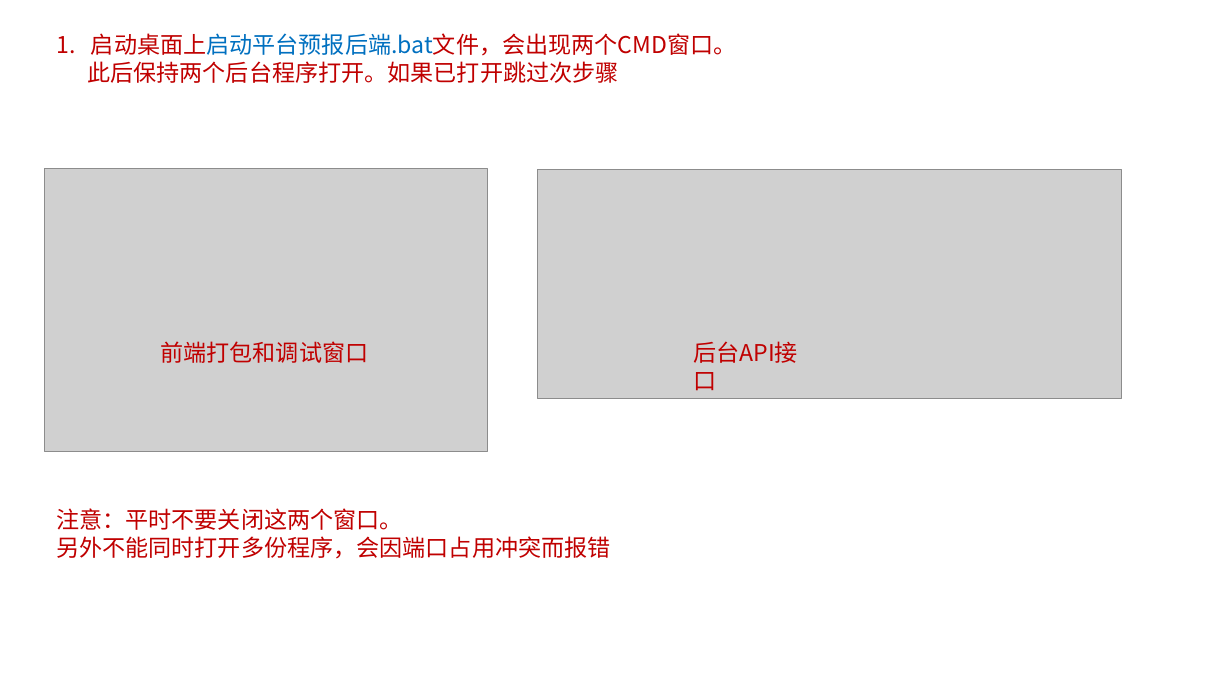
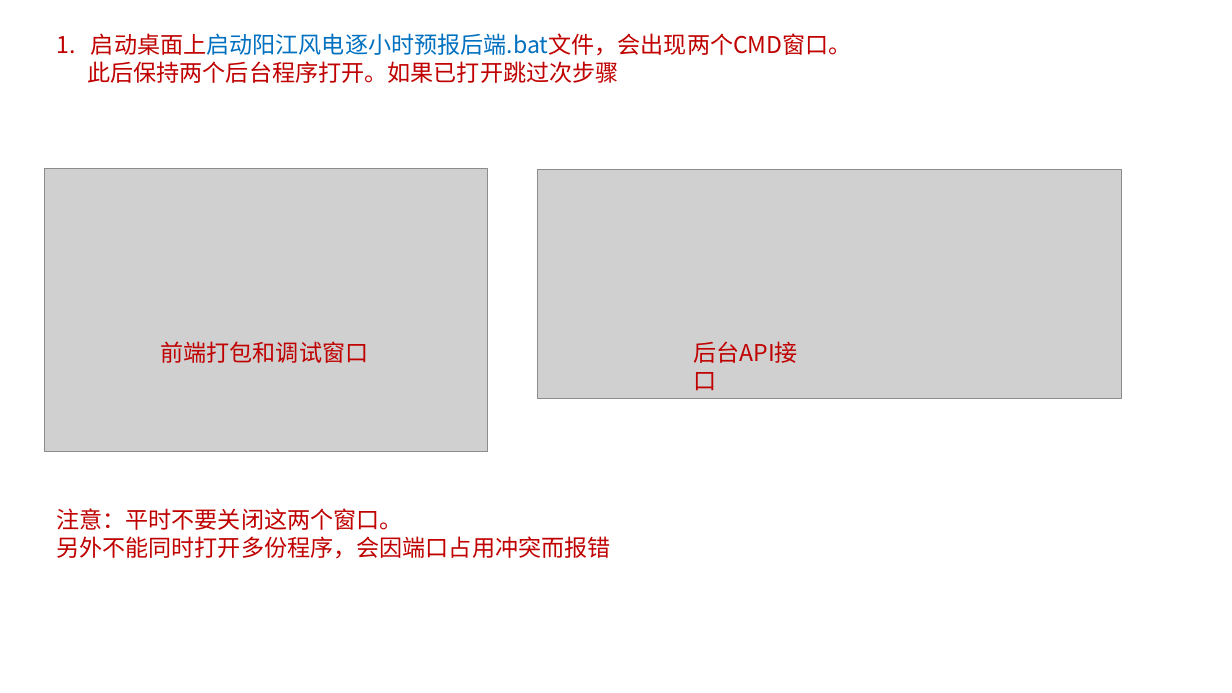
Before and after one commit to hanchyhill/wind-force, a slide deck: slide 1 of 说明文档.pptx. Drawn at 1232x693 pixels with LibreOffice and Linux fonts; fonts in the diff are those of the drawing; grey boxes stand for pictures. Boxes give left, top, right and bottom in pixels: in the first picture for what was removed or moved away, otherwise in the second. Text is boxed around its words. In the diff, an @@ line names an element or a change of style, - is before the commit and + after.

```diff
--- a/说明文档.pptx
+++ b/说明文档.pptx
@@ text at [91, 33, 852, 56]: text changed @@
-1. 启动桌面上启动平台预报后端.bat文件，会出现两个CMD窗口。
+1. 启动桌面上启动阳江风电逐小时预报后端.bat文件，会出现两个CMD窗口。
```
Also in this commit, not shown: 1 other slide changed, 2 other files.
